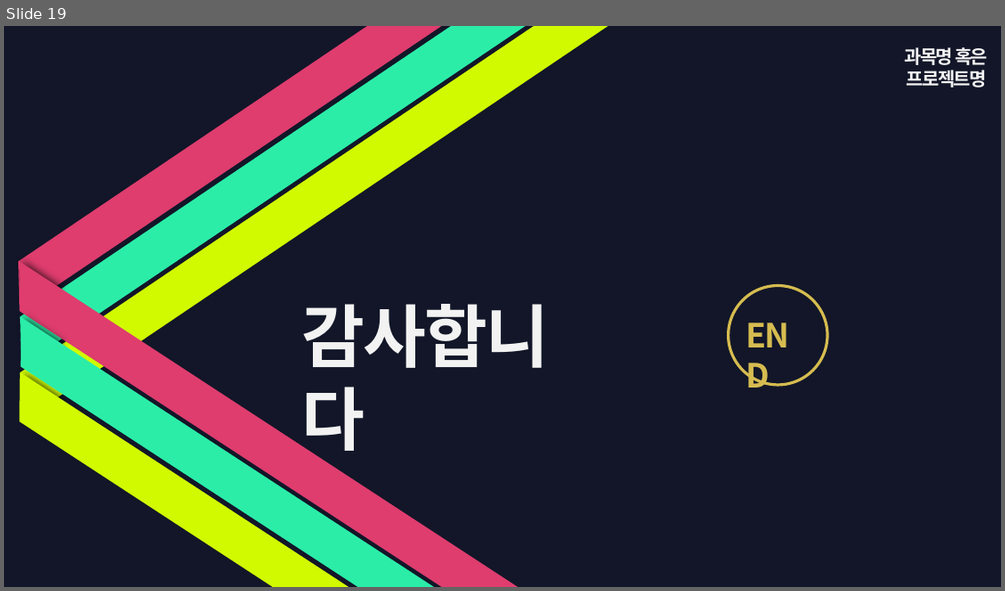
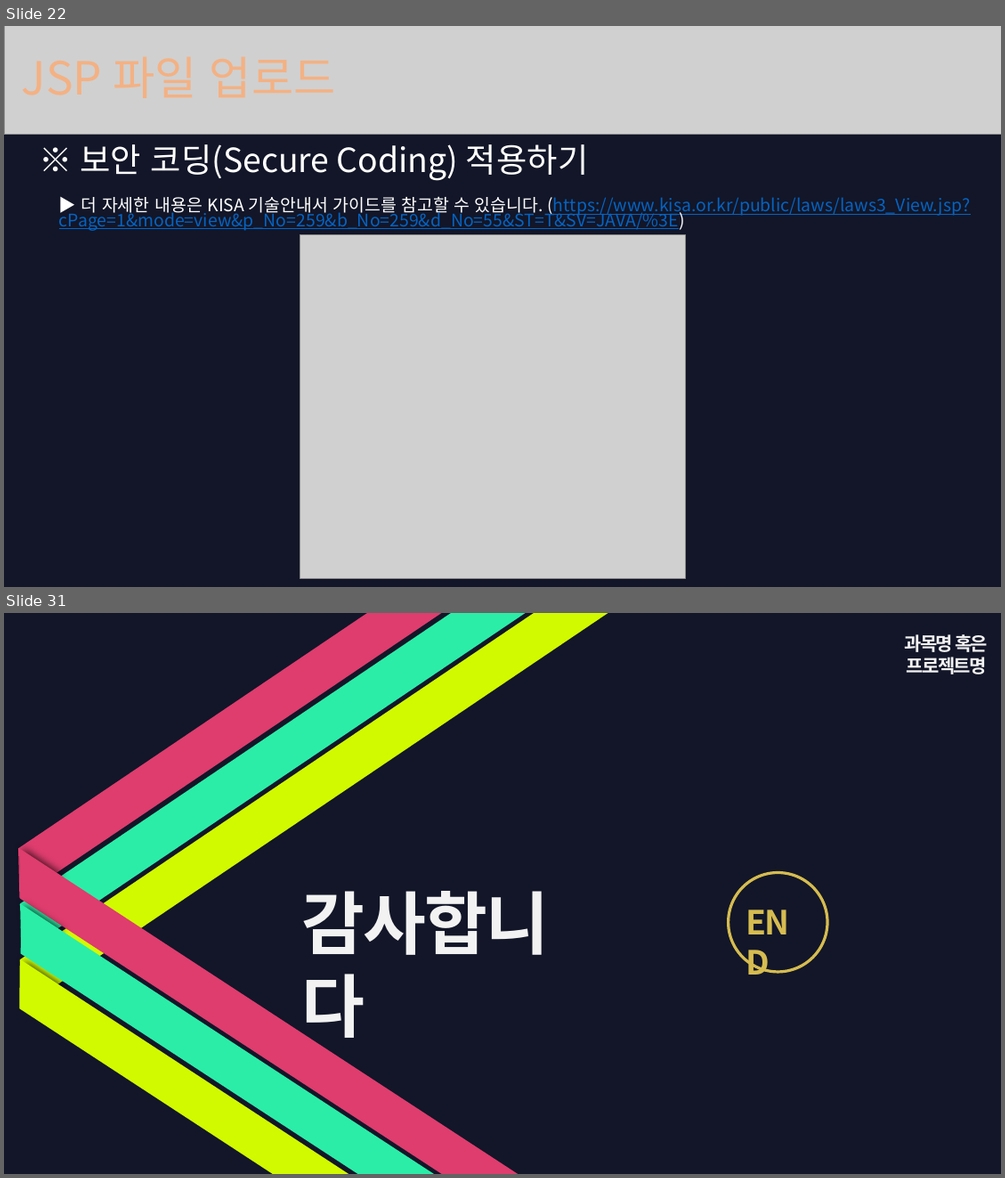
Before and after one commit to psun2/Java, a slide deck: Java-study/107. File Upload (feat) 동빈나/JSP파일업로드.pptx. Shown one above the other, each under a label of ours: slide 19 before the commit, slides 22 and 31 after it; the slides between them are not shown. The pictures are 1005x591 and 1005x1178 pixels, drawn with LibreOffice and Linux fonts; fonts in the diff are those of the drawing; grey boxes stand for pictures; background and template pictures are left out. Boxes give left, top, right and bottom in pixels: in the first picture for what was removed or moved away, otherwise in the second. Text is boxed around its words. In the diff, an @@ line names an element or a change of style, - is before the commit and + after.

```diff
--- a/Java-study/107. File Upload (feat) 동빈나/JSP파일업로드.pptx
+++ b/Java-study/107. File Upload (feat) 동빈나/JSP파일업로드.pptx
@@ slide 22 added at bbox=[4, 26, 1001, 587], background #121628 @@
@@ picture added at bbox=[4, 26, 1001, 135] @@
@@ text added at bbox=[81, 144, 588, 181], 32 pt, text #FFFFFF @@
+※ 보안 코딩(Secure Coding) 적용하기
@@ text added at bbox=[59, 196, 970, 231], 16.6 pt, text #0563C1, underline @@
+▶ 더 자세한 내용은 KISA 기술안내서 가이드를 참고할 수 있습니다. (https://www.kisa.or.kr/public/laws/laws3_View.jsp?cPage=1&mode=view&p_No=259&b_No=259&d_No=55&ST=T&SV=JAVA/%3E)
@@ picture added at bbox=[300, 234, 685, 578] @@
@@ what was slide 19 is now slide 31 @@
```
Also in this commit, not shown: 11 other slides added, 27 other files.
